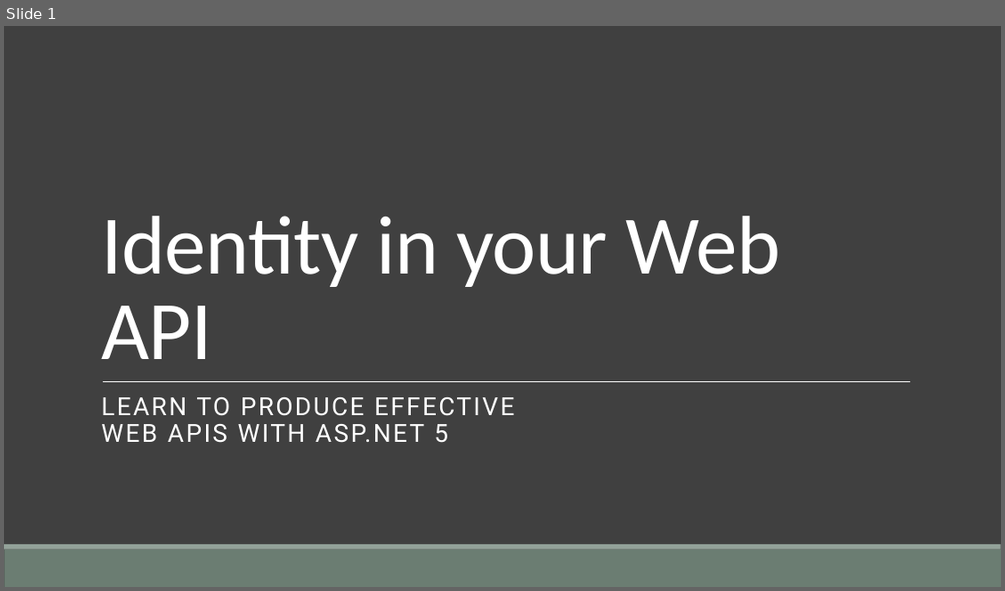
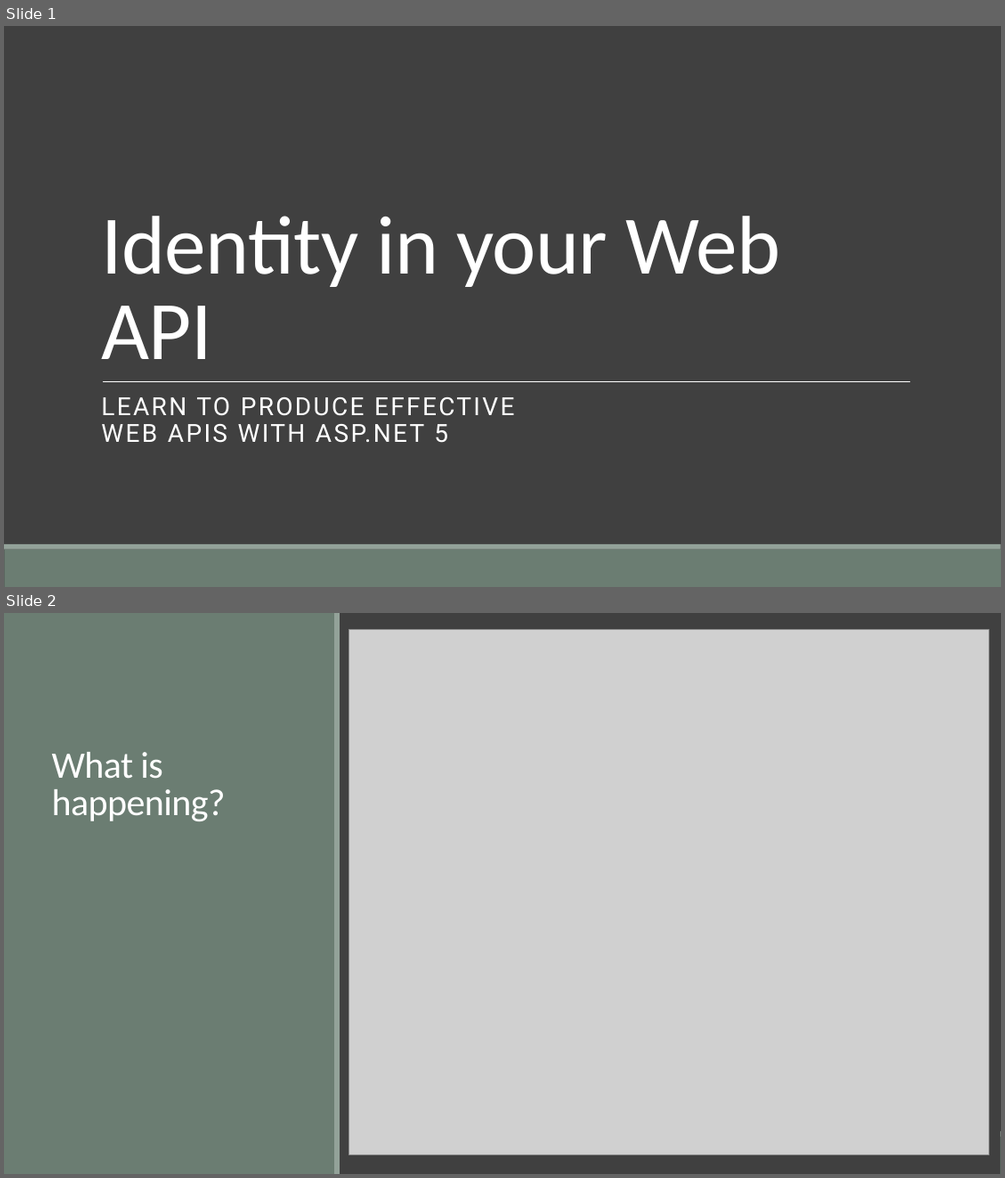
Before and after one commit to cwoodruff/aspnet-5-web-api-workshop, a slide deck: module-1/01-09 Identity in your Web API/01-09 Identity in your Web API.pptx. Shown one above the other, each under a label of ours: slide 1 before the commit, slides 1 and 2 after it. The pictures are 1005x591 and 1005x1178 pixels, drawn with LibreOffice and Linux fonts; fonts in the diff are those of the drawing; grey boxes stand for pictures; background and template pictures are left out. Boxes give left, top, right and bottom in pixels: in the first picture for what was removed or moved away, otherwise in the second. Text is boxed around its words. In the diff, an @@ line names an element or a change of style, - is before the commit and + after.

```diff
--- a/module-1/01-09 Identity in your Web API/01-09 Identity in your Web API.pptx
+++ b/module-1/01-09 Identity in your Web API/01-09 Identity in your Web API.pptx
@@ slide 2 added at box(4, 613, 1001, 1174), background #404040; not listed: 2 template elements that a slide beside it also shows @@
@@ rectangle added at box(4, 613, 1001, 1174), fill #404040 @@
@@ rectangle added at box(4, 613, 335, 1174), fill #6B7D72 @@
@@ rectangle added at box(334, 613, 340, 1174), fill #93A299 @@
@@ picture added at box(348, 629, 989, 1154) @@
@@ title added at box(52, 752, 226, 821), 36 pt, text #FFFFFF @@
+What is happening?
```
Also in this commit, not shown: 10 other files.
